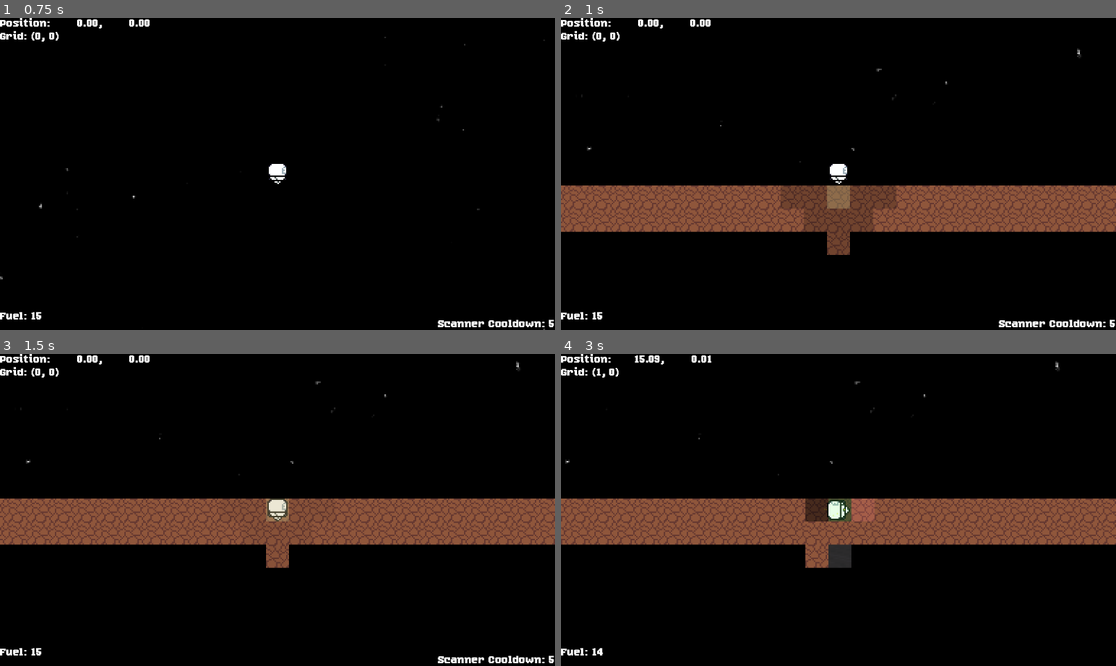
Above: before the commit, frames 1-4 (two rows, left to right).
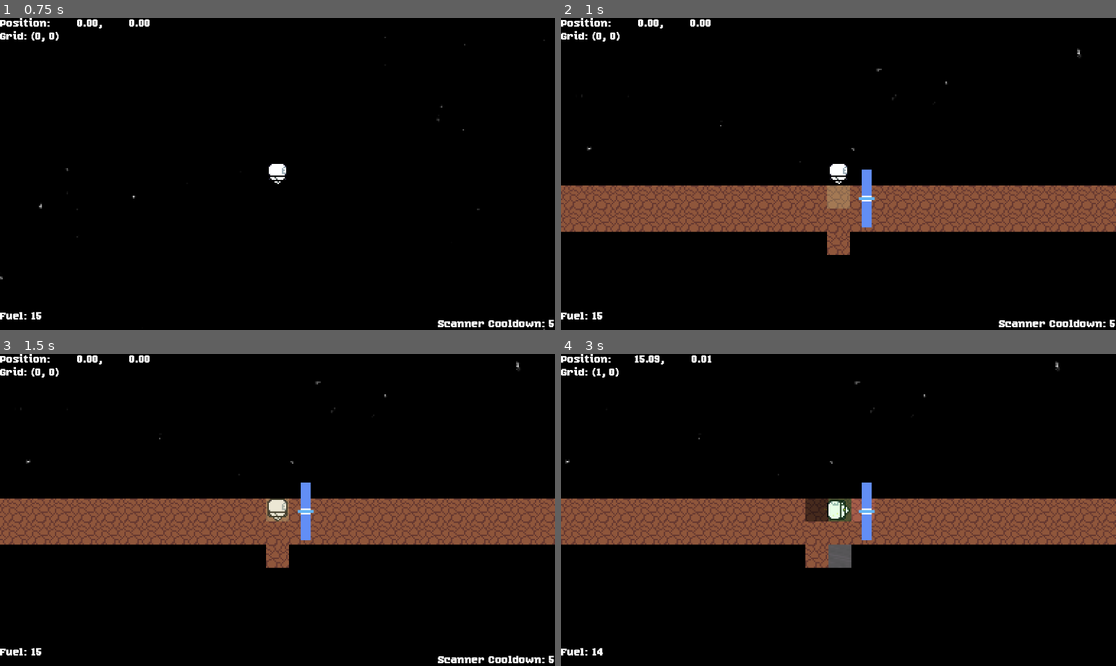
Above: after the commit, the same moments.

Repository: CoolGabrijel/excavator2
Game: Godot game, scene res://scenes/main.tscn
The game is run twice, just before and just after one commit, with the same random seed, the same clock (stepped at 60 frames per second) and the same inputs.
Inputs (mouse positions are in pixels of both pictures, inside the frame that each line leads up to):
- Up to frame 1 (0.75 s): tap Enter at 0.5 s; move the mouse to (399, 158) at 0.52 s; hold D (Right) from 0.53 s (still down); click (399, 158) at 0.67 s
- Up to frame 2 (1 s): keep holding D (Right)
- Up to frame 3 (1.5 s): move the mouse to (166, 525) at 1.27 s; release D (Right) at 1.28 s; hold S (Down) from 1.28 s (still down); click (166, 525) at 1.42 s
- Up to frame 4 (3 s): move the mouse to (894, 441) at 2.02 s; release S (Down) at 2.03 s; hold D (Right) 2.03-2.78 s; click (894, 441) at 2.17 s; move the mouse to (810, 572) at 2.77 s; hold W (Up) from 2.78 s (still down); click (810, 572) at 2.92 s

Frame 1 is identical in both runs. In frame 2, 2.0% of the frame differs, in the area x 39-61%, y 48-76%; in frame 3, 0.4%; in frame 4, 0.7%.

Commit message:
Misc fixes and changes

Diff:
--- a/components/stat_upgrade.tscn
+++ b/components/stat_upgrade.tscn
@@ -33,9 +33,10 @@
 corner_radius_bottom_right = 3
 corner_radius_bottom_left = 3
 
-[node name="Upgrade" type="HBoxContainer"]
+[node name="Upgrade" type="HBoxContainer" node_paths=PackedStringArray("pin_button")]
 tooltip_text = "Upgrade Starting Fuel Amount"
 script = ExtResource("1_tb4wv")
+pin_button = NodePath("Pin")
 
 [node name="Label" type="Label" parent="."]
 layout_mode = 2
--- a/ores/Copper.tres
+++ b/ores/Copper.tres
@@ -9,7 +9,7 @@
 colors = PackedColorArray(1, 1, 1, 0, 1, 1, 1, 1)
 
 [sub_resource type="FastNoiseLite" id="FastNoiseLite_i7x3i"]
-seed = -1803323653
+seed = -2119977259
 frequency = 0.0855
 
 [sub_resource type="NoiseTexture2D" id="NoiseTexture2D_af3ny"]
--- a/ores/Diamond.tres
+++ b/ores/Diamond.tres
@@ -10,7 +10,7 @@
 
 [sub_resource type="FastNoiseLite" id="FastNoiseLite_vnwuv"]
 noise_type = 0
-seed = -1999826430
+seed = -502393203
 frequency = 0.4833
 
 [sub_resource type="NoiseTexture2D" id="NoiseTexture2D_22uan"]
--- a/ores/Iron.tres
+++ b/ores/Iron.tres
@@ -5,12 +5,12 @@
 [ext_resource type="Script" uid="uid://dhj3wd1joua2f" path="res://scripts/ore_gen.gd" id="3_huo8c"]
 
 [sub_resource type="Gradient" id="Gradient_6s6ed"]
-offsets = PackedFloat32Array(0.7133333, 0.88)
+offsets = PackedFloat32Array(0.7133333, 0.8466667)
 colors = PackedColorArray(1, 1, 1, 0, 1, 1, 1, 1)
 
 [sub_resource type="FastNoiseLite" id="FastNoiseLite_ud7q6"]
 noise_type = 2
-seed = 164691106
+seed = 195727277
 frequency = 0.1634
 fractal_type = 0
 
@@ -22,7 +22,7 @@
 color_ramp = SubResource("Gradient_6s6ed")
 
 [sub_resource type="Gradient" id="Gradient_mkvw7"]
-offsets = PackedFloat32Array(0.16455697, 0.278481, 0.46835443, 0.7531645)
+offsets = PackedFloat32Array(0.16455697, 0.278481, 0.5506329, 0.8101266)
 colors = PackedColorArray(1, 1, 1, 0, 1, 1, 1, 1, 1, 1, 1, 0.9277623, 1, 1, 1, 0)
 
 [resource]
--- a/ores/Silver.tres
+++ b/ores/Silver.tres
@@ -9,7 +9,7 @@
 colors = PackedColorArray(1, 1, 1, 0, 1, 1, 1, 1)
 
 [sub_resource type="FastNoiseLite" id="FastNoiseLite_i7x3i"]
-seed = 1367520192
+seed = 1225938258
 frequency = 0.045
 
 [sub_resource type="NoiseTexture2D" id="NoiseTexture2D_af3ny"]
--- a/ores/Uranium.tres
+++ b/ores/Uranium.tres
@@ -10,7 +10,7 @@
 
 [sub_resource type="FastNoiseLite" id="FastNoiseLite_ud7q6"]
 noise_type = 2
-seed = 1452946861
+seed = 1706753663
 frequency = 0.0457
 
 [sub_resource type="NoiseTexture2D" id="NoiseTexture2D_i7x3i"]
--- a/scenes/shop.tscn
+++ b/scenes/shop.tscn
@@ -1,7 +1,8 @@
-[gd_scene load_steps=12 format=3 uid="uid://dten3tw28j4f8"]
+[gd_scene load_steps=15 format=3 uid="uid://dten3tw28j4f8"]
 
 [ext_resource type="Script" uid="uid://byx62ymnw8nb2" path="res://scripts/shop_screen.gd" id="1_lx5au"]
 [ext_resource type="PackedScene" uid="uid://dwk7twssgy063" path="res://components/stat_upgrade.tscn" id="2_1l46r"]
+[ext_resource type="Script" uid="uid://b6igt7d4d6eks" path="res://scripts/upgrade_button.gd" id="3_8r1wq"]
 [ext_resource type="Texture2D" uid="uid://omml6cvyysw5" path="res://textures/pin.tres" id="4_2fc2m"]
 [ext_resource type="Script" uid="uid://4agxt25yl8dy" path="res://scripts/upgrade_aug.gd" id="5_2fc2m"]
 [ext_resource type="Script" uid="uid://b2h1h424n70wo" path="res://scripts/pin_button.gd" id="5_8r1wq"]
@@ -37,6 +38,20 @@
 
 [sub_resource type="StyleBoxFlat" id="StyleBoxFlat_bdmwb"]
 bg_color = Color(0, 0, 0, 0.427451)
+
+[sub_resource type="StyleBoxFlat" id="StyleBoxFlat_y6sft"]
+bg_color = Color(0.338, 0.5252, 0.65, 1)
+corner_radius_top_left = 3
+corner_radius_top_right = 3
+corner_radius_bottom_right = 3
+corner_radius_bottom_left = 3
+
+[sub_resource type="StyleBoxFlat" id="StyleBoxFlat_m4ofw"]
+bg_color = Color(0.12549, 0.12549, 0.12549, 1)
+corner_radius_top_left = 3
+corner_radius_top_right = 3
+corner_radius_bottom_right = 3
+corner_radius_bottom_left = 3
 
 [sub_resource type="StyleBoxFlat" id="StyleBoxFlat_ajxib"]
 content_margin_left = 2.0
@@ -117,48 +132,64 @@
 horizontal_alignment = 1
 vertical_alignment = 1
 
-[node name="Upgrade" parent="HBoxContainer/StatUpgrades" instance=ExtResource("2_1l46r")]
-layout_mode = 2
-
-[node name="Button2" parent="HBoxContainer/StatUpgrades/Upgrade" index="3"]
+[node name="Fuel" parent="HBoxContainer/StatUpgrades" instance=ExtResource("2_1l46r")]
+layout_mode = 2
+
+[node name="Button" parent="HBoxContainer/StatUpgrades/Fuel" index="2"]
+cost = Dictionary[String, int]({
+"Qapur": 4
+})
+
+[node name="Button2" parent="HBoxContainer/StatUpgrades/Fuel" index="3"]
 cost = Dictionary[String, int]({
 "Eyerhon": 2,
-"Qapur": 7
-})
-
-[node name="Button3" parent="HBoxContainer/StatUpgrades/Upgrade" index="4"]
+"Qapur": 10
+})
+
+[node name="Button3" parent="HBoxContainer/StatUpgrades/Fuel" index="4"]
 cost = Dictionary[String, int]({
 "Eyerhon": 3
 })
 
-[node name="Button4" parent="HBoxContainer/StatUpgrades/Upgrade" index="5"]
+[node name="Button4" parent="HBoxContainer/StatUpgrades/Fuel" index="5"]
 cost = Dictionary[String, int]({
 "Eyerhon": 4
 })
 
-[node name="Upgrade2" parent="HBoxContainer/StatUpgrades" instance=ExtResource("2_1l46r")]
+[node name="Button5" type="Button" parent="HBoxContainer/StatUpgrades/Fuel"]
+custom_minimum_size = Vector2(23, 0)
+layout_mode = 2
+mouse_default_cursor_shape = 2
+theme_override_styles/normal = SubResource("StyleBoxFlat_y6sft")
+theme_override_styles/disabled = SubResource("StyleBoxFlat_m4ofw")
+script = ExtResource("3_8r1wq")
+cost = Dictionary[String, int]({
+"Qapur": 8
+})
+
+[node name="Fortune" parent="HBoxContainer/StatUpgrades" instance=ExtResource("2_1l46r")]
 layout_mode = 2
 type = 3
 
-[node name="Label" parent="HBoxContainer/StatUpgrades/Upgrade2" index="0"]
+[node name="Label" parent="HBoxContainer/StatUpgrades/Fortune" index="0"]
 text = "Fortune Freq."
 
-[node name="Button" parent="HBoxContainer/StatUpgrades/Upgrade2" index="2"]
+[node name="Button" parent="HBoxContainer/StatUpgrades/Fortune" index="2"]
 cost = Dictionary[String, int]({
 "Qapur": 1
 })
 
-[node name="Button2" parent="HBoxContainer/StatUpgrades/Upgrade2" index="3"]
+[node name="Button2" parent="HBoxContainer/StatUpgrades/Fortune" index="3"]
 cost = Dictionary[String, int]({
 "Qapur": 1
 })
 
-[node name="Button3" parent="HBoxContainer/StatUpgrades/Upgrade2" index="4"]
+[node name="Button3" parent="HBoxContainer/StatUpgrades/Fortune" index="4"]
 cost = Dictionary[String, int]({
 "Qapur": 1
 })
 
-[node name="Button4" parent="HBoxContainer/StatUpgrades/Upgrade2" index="5"]
+[node name="Button4" parent="HBoxContainer/StatUpgrades/Fortune" index="5"]
 cost = Dictionary[String, int]({
 "Qapur": 1
 })
@@ -266,5 +297,5 @@
 
 [connection signal="pressed" from="Btn_Dive" to="." method="dive_again"]
 
-[editable path="HBoxContainer/StatUpgrades/Upgrade"]
-[editable path="HBoxContainer/StatUpgrades/Upgrade2"]
+[editable path="HBoxContainer/StatUpgrades/Fuel"]
+[editable path="HBoxContainer/StatUpgrades/Fortune"]
--- a/scripts/block_instance.gd
+++ b/scripts/block_instance.gd
@@ -48,13 +48,14 @@
 		Inventory.add_ore(template.Name, amount)
 
 	front.hide()
+	animated_sprite.hide()
 
 func reveal() -> void:
 	if curtainTween:
 		curtainTween.kill()
 
 	curtainTween = create_tween()
-	curtainTween.tween_property(self, "modulate", Color.WHITE, 1)
+	curtainTween.tween_property(self, "modulate", Color.WHITE, 0.5)
 
 func can_mine() -> bool:
 	return true
--- a/scripts/shop.gd
+++ b/scripts/shop.gd
@@ -6,9 +6,9 @@
 
 static var fortune_bought: bool = false
 static var fortune_amount: int = 0
-static var fortune_freq: int = 3
+static var fortune_freq: int = 0
 
-static var sweet_drilling_bought: bool = true
+static var sweet_drilling_bought: bool = false
 static var sweet_drilling_size: int = 0
 static var sweet_drilling_freq: int = 0
 
--- a/scripts/stat_upgrade.gd
+++ b/scripts/stat_upgrade.gd
@@ -4,6 +4,10 @@
 enum UpgradeType {Fuel, Scanner, Fortune_Amount, Fortune_Freq, Radar}
 
 @export var type : UpgradeType
+@export var pin_button : Button
+
+func _ready() -> void:
+	move_child(pin_button, get_child_count())
 
 func _process(_delta: float) -> void:
 	match type:
